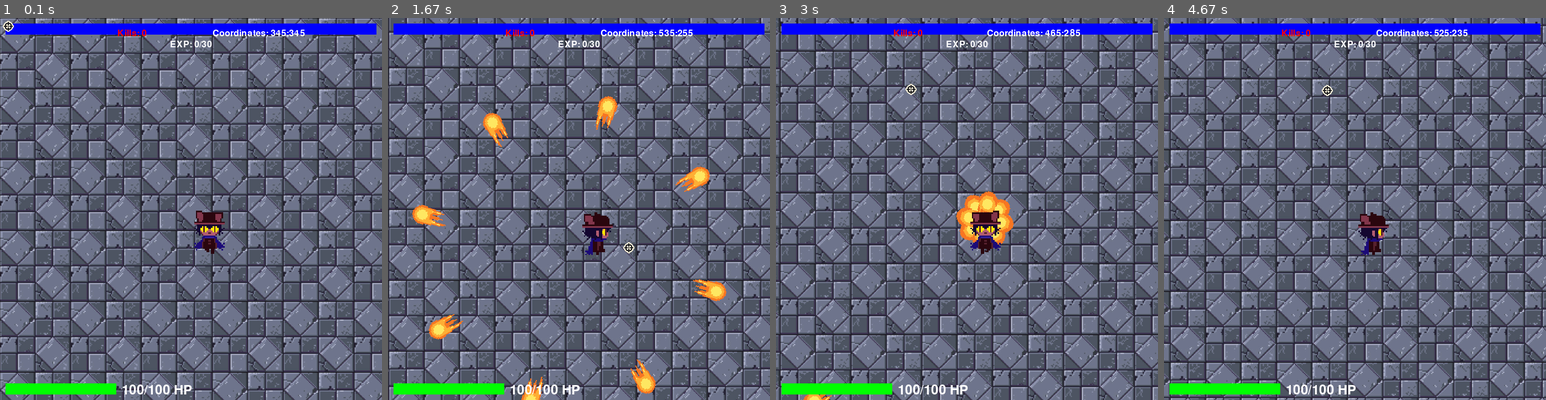
Above: before the commit, frames 1-4 (left to right).
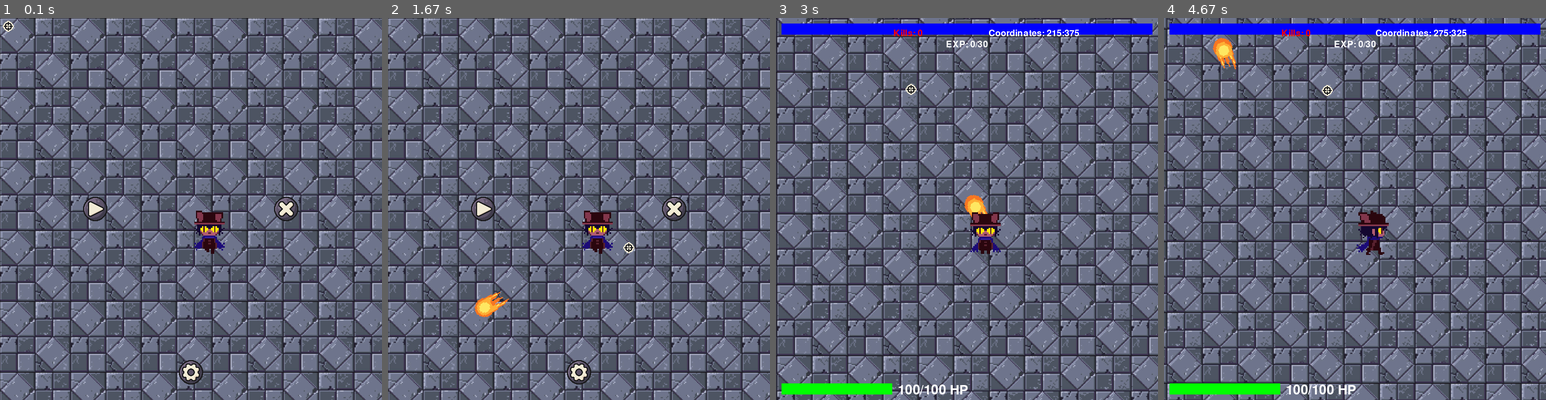
Above: after the commit, the same moments.

Repository: DaCUtePotato/2dshooter
Game: pygame game, started from main.py
The game is run twice, just before and just after one commit, with the same random seed, the same clock (stepped at 60 frames per second) and the same inputs.
Inputs (mouse positions are in pixels of both pictures, inside the frame that each line leads up to):
- Up to frame 1 (0.1 s): no input
- Up to frame 2 (1.67 s): click (579, 209) at 0.38 s; hold D 0.67-1.13 s; click (487, 212) at 0.75 s; hold W 1.17-1.47 s; click (460, 296) at 1.25 s; hold D from 1.5 s (still down); click (624, 243) at 1.58 s
- Up to frame 3 (3 s): release D at 1.97 s; click (829, 197) at 2.05 s; hold A 2.33-2.87 s; click (970, 251) at 2.42 s; hold S from 2.9 s (still down); click (905, 82) at 2.98 s
- Up to frame 4 (4.67 s): release S at 3.2 s; hold A 3.23-3.63 s; click (1236, 159) at 3.32 s; hold W 3.67-4.03 s; click (1332, 124) at 3.75 s; hold D from 4.07 s (still down); click (1320, 86) at 4.15 s

The runs differ from the first frame. In frame 1, 4.8% of the frame differs, in the area x 1-99%, y 1-99%; in frame 2, 74%, in the area x 0-100%, y 0-100%; in frame 3, 66%; in frame 4, 67%.

Commit message:
added main menu (with help from Daniel)

Diff:
--- a/main.py
+++ b/main.py
@@ -24,11 +24,21 @@
 width, height = pygame.display.get_surface().get_size()
 pygame.display.set_caption("2D Shooter")
 FPS = 60
+clock = pygame.time.Clock()
+running = True
 
 tile_image = pygame.image.load('sprites/tile.png')  # Load tiles for the game
 tile_size = 128  # Desired display size of each tile
 scaled_tile_image = pygame.transform.scale(tile_image, (tile_size, tile_size))  # Scale the image
 cursor_image = pygame.image.load("sprites/cursor.png")
+play_button_image = pygame.image.load('sprites/play.png')
+settings_button_image = pygame.image.load('sprites/settings.png')
+quit_button_image = pygame.image.load('sprites/quit.png')
+
+# Button positions
+play_button_rect = play_button_image.get_rect(center=(width // 4, height // 2))
+settings_button_rect = settings_button_image.get_rect(center=(width // 2, height - 50))
+quit_button_rect = quit_button_image.get_rect(center=(3 * width // 4, height // 2))
 
 # Load sprite sheet for the character walking
 sprite_sheet_path_right = 'sprites/Niko_right.png'
@@ -133,7 +143,7 @@
 fireball_sound_7 = pygame.mixer.Sound("sounds/fireball7.wav")
 base_fireball_cooldown = 50
 current_fireball_cooldown = 0
-upgrades = 5
+upgrades = 0
 
 cooldown_reduction_upgrade1 = 10 # Cooldown reduction Upgrade 1
 cooldown_reduction_upgrade2 = 5 # Cooldown reduction Upgrade 2
@@ -379,31 +389,67 @@
     hp_text = font.render(f"{player_hp}/100 HP", True, WHITE)
     screen.blit(hp_text, (220, height - 30))
 
-# Update player position and center coordinates
-def update_player_position_and_center(keys, player_x, player_y, player_speed):
-    global center_x, center_y, player_
-
-    move_x, move_y = 0, 0
-    if keys[pygame.K_a]:
-        move_x -= player_speed
-    if keys[pygame.K_d]:
-        move_x += player_speed
-    if keys[pygame.K_w]:
-        move_y -= player_speed
-    if keys[pygame.K_s]:
-        move_y += player_speed
-
-    if move_x != 0 and move_y != 0:
-        move_x *= math.sqrt(0.5)
-        move_y *= math.sqrt(0.5)
-
-    player_x += move_x
-    player_y += move_y
-    player_hitbox = pygame.Rect(player_x - player_width // 2, player_y - player_height // 2, player_width, player_height)
-    center_x = player_x + player_width / 2
-    center_y = player_y + player_height / 4
-
-    return player_x, player_y
+def handle_bullet_collisions(bullets, target_rect, action):
+    for bullet in bullets:
+        bullet_rect = pygame.Rect(bullet['x'] - 10, bullet['y'] - 10, 20, 20)
+        if bullet_rect.colliderect(target_rect):
+            action()
+
+def start_game():
+    global running
+    running = False
+    print("Starting Game...")
+
+def open_settings():
+    print("Opening settings...")
+    # Logic to open settings menu
+
+def quit_game():
+    print("Quitting game...")
+    pygame.quit()
+    sys.exit()
+
+while running:
+    cursor_pos = pygame.mouse.get_pos()
+    for event in pygame.event.get():
+        if event.type == pygame.QUIT:
+            pygame.quit()
+            sys.exit()
+    if pygame.mouse.get_pressed()[0] and current_fireball_cooldown == 0:
+        centered_x, centered_y = player_x + player_width // 2, player_y + player_height // 4
+        mouse_x, mouse_y = pygame.mouse.get_pos()
+        angle = math.atan2(mouse_y - centered_y, mouse_x - centered_x)
+        shoot_base_fireball(centered_x, centered_y, bullets, bullet_speed)
+        current_fireball_cooldown = base_fireball_cooldown  # Reset the cooldown
+
+    if current_fireball_cooldown > 0:
+        current_fireball_cooldown -= 1
+
+    screen.fill(BLACK)
+    draw_tiles(0, 0)
+    screen.blit(play_button_image, play_button_rect.topleft)
+    screen.blit(settings_button_image, settings_button_rect.topleft)
+    screen.blit(quit_button_image, quit_button_rect.topleft)
+
+    bullets = [bullet for bullet in bullets if 0 <= bullet['x'] <= width and 0 <= bullet['y'] <= height]
+    for bullet in bullets:
+        bullet['x'] += bullet['dx']
+        bullet['y'] += bullet['dy']
+        bullet_image = animate_bullet(bullet)
+        angle = math.atan2(-bullet['dy'], bullet['dx'])
+        rotated_bullet_image = pygame.transform.rotate(bullet_image, math.degrees(angle))
+        screen.blit(rotated_bullet_image, (
+        bullet['x'] - rotated_bullet_image.get_width() / 2, bullet['y'] - rotated_bullet_image.get_height() / 2))
+
+    handle_bullet_collisions(bullets, play_button_rect, start_game)
+    handle_bullet_collisions(bullets, settings_button_rect, open_settings)
+    handle_bullet_collisions(bullets, quit_button_rect, quit_game)
+
+    screen.blit(frames_down[current_frame], player_pos_on_screen)  # Always render the player looking down
+
+    screen.blit(cursor_image, cursor_pos)
+    pygame.display.flip()
+    clock.tick(FPS)
 
 # Game loop
 show_upgrade_menu = False  # Variable to track if the upgrade menu is shown
